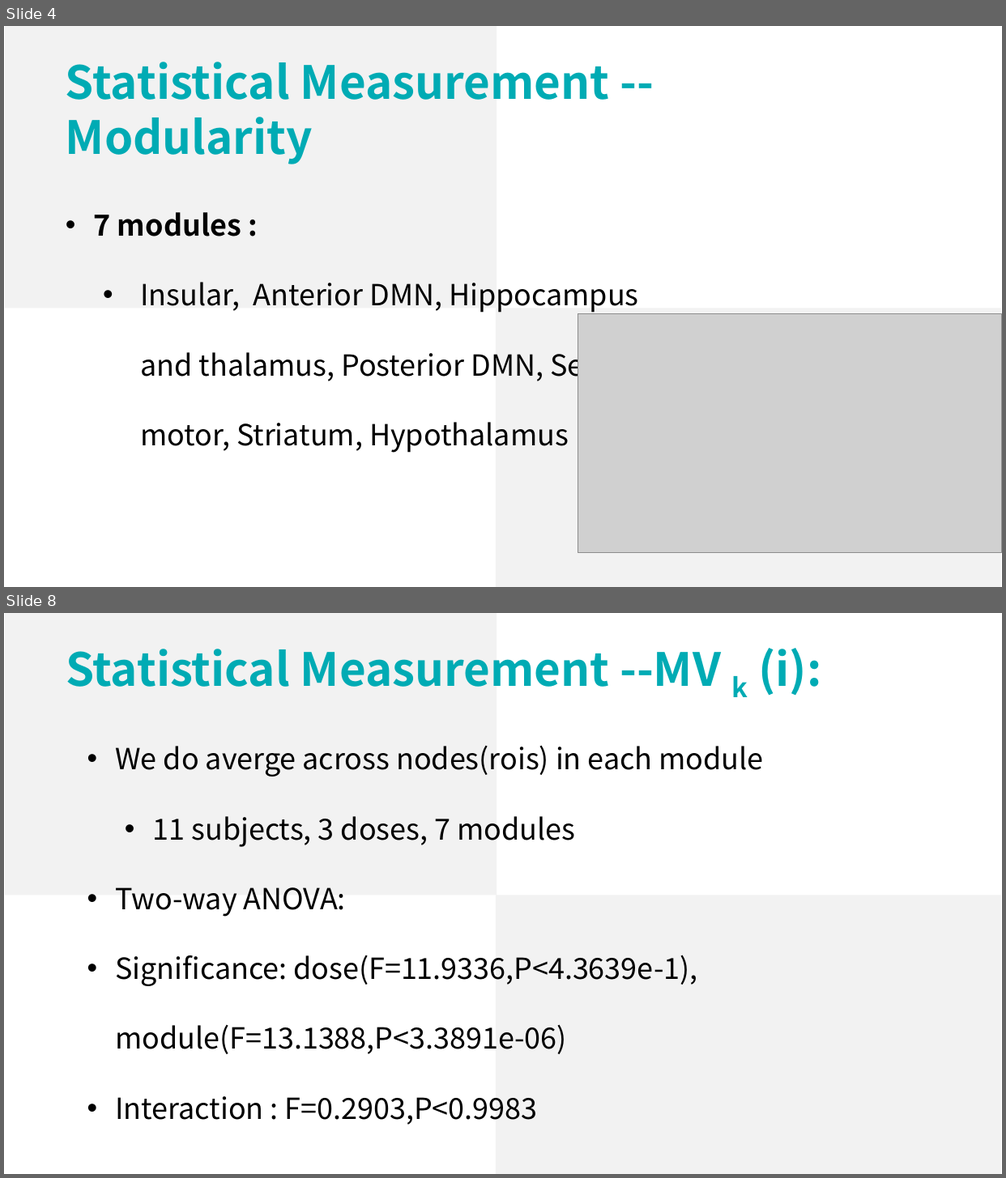
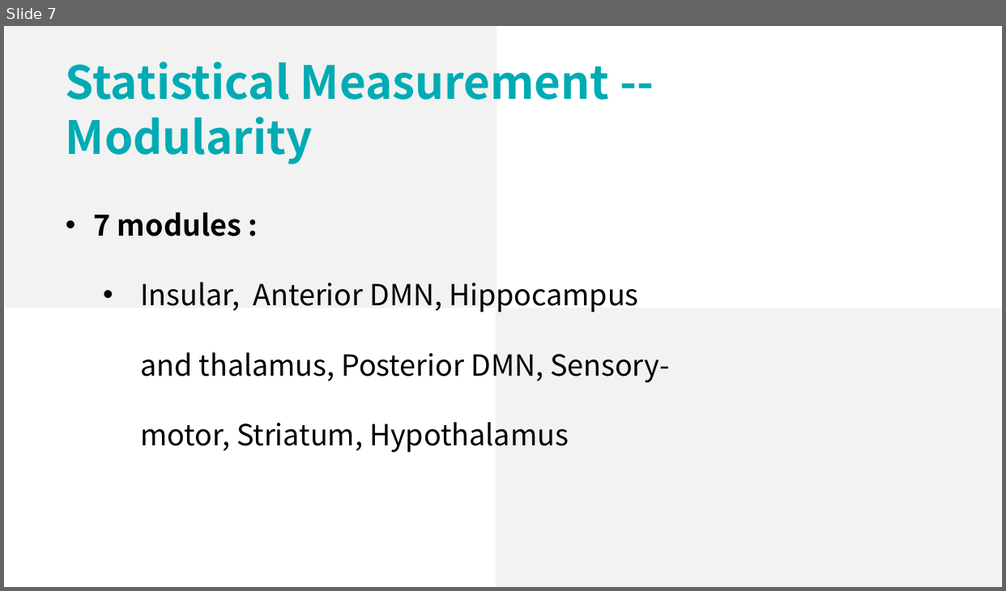
Before and after one commit to lsyoath/sheepy, a slide deck: ComputerVision.pptx. Shown one above the other, each under a label of ours: slides 4 and 8 before the commit, slide 7 after it; the slides between them are not shown. The pictures are 1006x1178 and 1006x591 pixels, drawn with LibreOffice and Linux fonts; fonts in the diff are those of the drawing; grey boxes stand for pictures. Boxes give left, top, right and bottom in pixels: in the first picture for what was removed or moved away, otherwise in the second. Text is boxed around its words. In the diff, an @@ line names an element or a change of style, - is before the commit and + after.

```diff
--- a/ComputerVision.pptx
+++ b/ComputerVision.pptx
@@ slide 8 removed at [4, 613, 1002, 1174], background #FFFFFF @@
@@ rectangle removed at [5, 613, 496, 895] @@
@@ text removed at [66, 648, 821, 697] @@
-  Statistical Measurement --MV k (i):
@@ text removed at [115, 745, 763, 1125] @@
-    • We do averge across nodes(rois) in each module
-      • 11 subjects, 3 doses, 7 modules
-    • Two-way ANOVA:
-    • Significance: dose(F=11.9336,P<4.3639e-1), module(F=13.1388,P<3.3891e-06)
-    • Interaction : F=0.2903,P<0.9983
@@ rectangle removed at [496, 895, 1001, 1174] @@
@@ what was slide 4 is now slide 7 @@
@@ slide 7 changed as well @@
@@ picture removed at [578, 314, 1002, 553] @@
```
Also in this commit, not shown: 6 slides added, 18 other slides removed.
